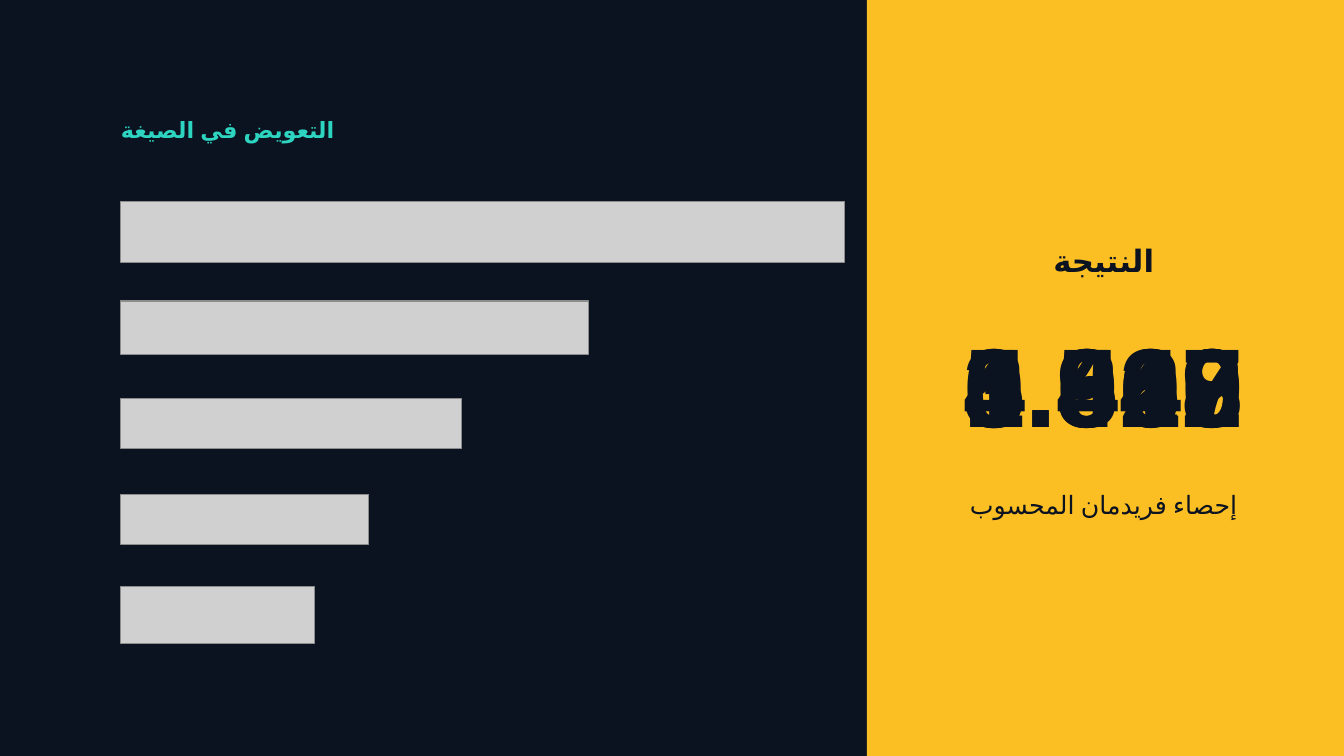
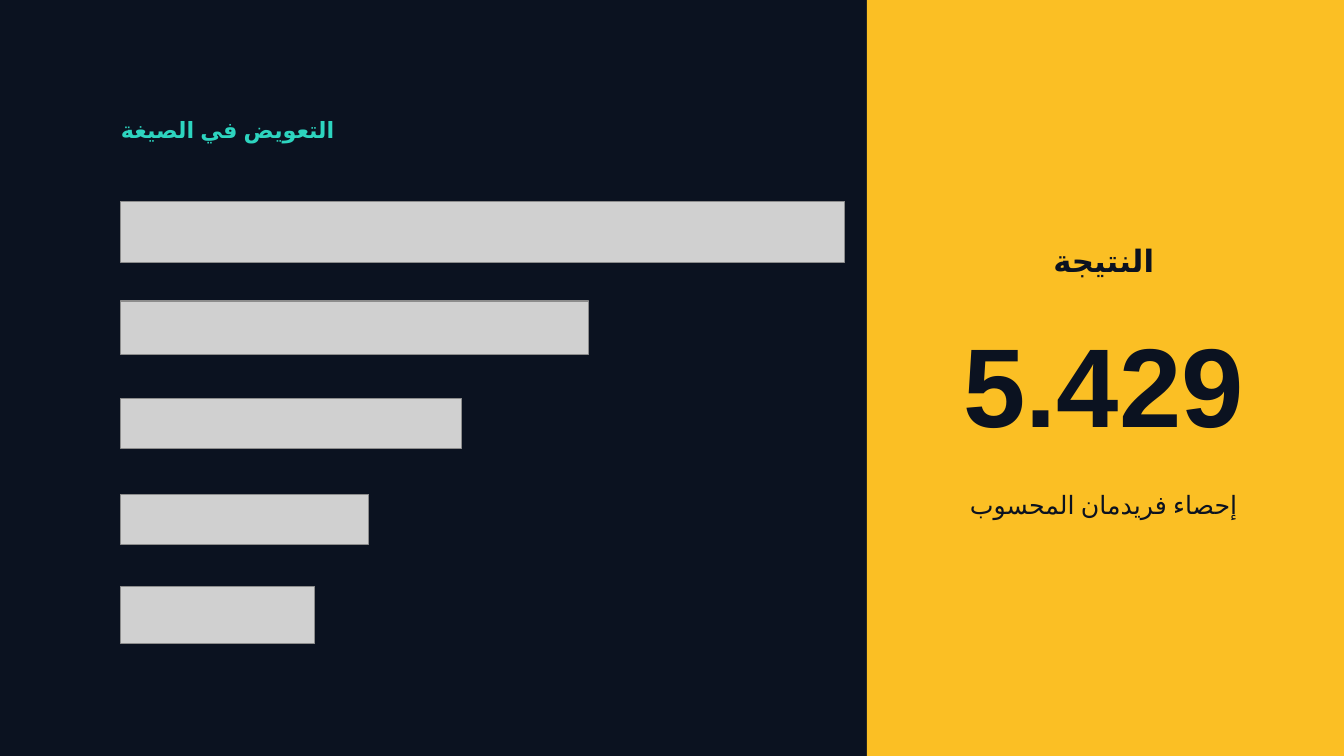
Before and after one commit to enghusseinalshehri-stack/Gmail-Hussein, a slide deck: slide 15 of Cloud/friedman-deck/friedman-test.pptx. Drawn at 1344x756 pixels with LibreOffice and Linux fonts; fonts in the diff are those of the drawing; grey boxes stand for pictures. Boxes give left, top, right and bottom in pixels: in the first picture for what was removed or moved away, otherwise in the second. Text is boxed around its words. In the diff, an @@ line names an element or a change of style, - is before the commit and + after.

```diff
--- a/Cloud/friedman-deck/friedman-test.pptx
+++ b/Cloud/friedman-deck/friedman-test.pptx
@@ text removed at [964, 338, 1244, 447] @@
-0.000
@@ text removed at [964, 338, 1244, 447] @@
-1.842
@@ text removed at [964, 338, 1244, 447] @@
-3.517
@@ text removed at [964, 338, 1244, 447] @@
-4.968
```
Also in this commit, not shown: 2 other files.
